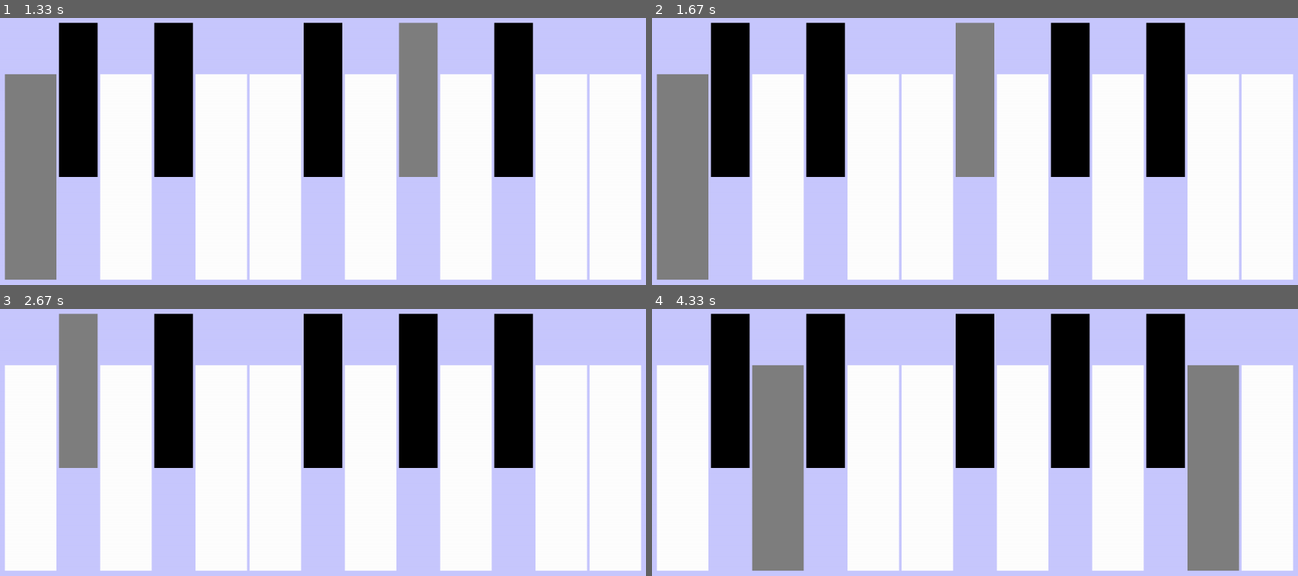
Above: before the commit, frames 1-4 (two rows, left to right).
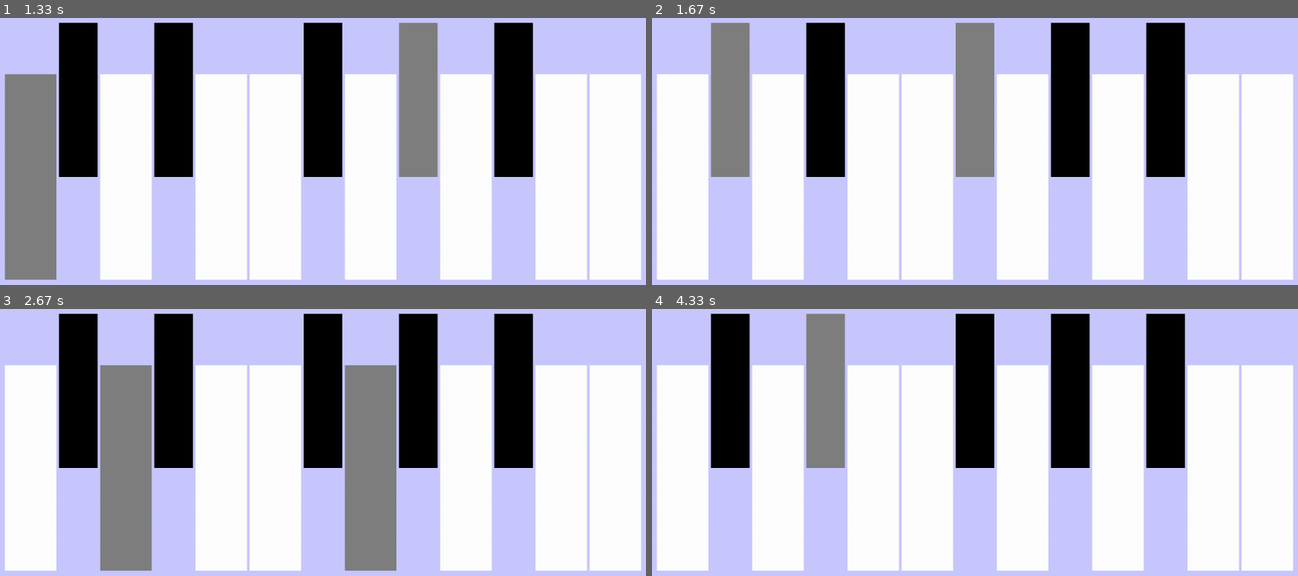
Above: after the commit, the same moments.

Repository: MICHGIL/KCK_projekt2
Game: pygame game, started from PerfectPiano (nope)/pianopygame.py
Same seed, same stepped clock (60 frames per second), same inputs: the game is played once before the commit and once after it.
Inputs (mouse positions are in pixels of both pictures, inside the frame that each line leads up to):
- Up to frame 1 (1.33 s): press the mouse at (613, 178) at 0.37 s; move the mouse to (361, 148) at 0.47 s; release the mouse at (109, 122) at 0.6 s; press the mouse at (562, 178) at 0.7 s; move the mouse to (329, 135) at 0.8 s; release the mouse at (90, 92) at 0.93 s; press the mouse at (419, 100) at 1.07 s; move the mouse to (503, 204) at 1.17 s; release the mouse at (outside the picture) at 1.3 s
- Up to frame 2 (1.67 s): press the mouse at (975, 100) at 1.43 s; move the mouse to (845, 98) at 1.53 s; move the mouse to (716, 98) at 1.63 s
- Up to frame 3 (2.67 s): release the mouse at (64, 389) at 1.67 s; press the mouse at (465, 469) at 1.8 s; move the mouse to (297, 495) at 1.9 s; release the mouse at (135, 525) at 2.03 s; press the mouse at (562, 469) at 2.17 s; move the mouse to (574, 399) at 2.27 s; release the mouse at (587, 330) at 2.4 s; press the mouse at (562, 469) at 2.53 s; move the mouse to (348, 458) at 2.63 s
- Up to frame 4 (4.33 s): release the mouse at (794, 450) at 2.77 s; click (1155, 437) at 2.9 s; press the mouse at (1214, 469) at 3.7 s; move the mouse to (1065, 455) at 3.8 s; release the mouse at (923, 445) at 3.93 s; press the mouse at (1214, 469) at 4.27 s

Frame 1 is identical in both runs. In frame 2, 9.7% of the frame differs, in the area x 0-16%, y 1-98%; in frame 3, 16%, in the area x 9-62%, y 1-98%; in frame 4, 16%.

Commit message:
PerfectPiano (nope)
- blink simulation
- templatka

Diff:
--- /dev/null
+++ b/PerfectPiano (nope)/blink.py
@@ -0,0 +1,31 @@
+import numpy as np
+
+class BlinkRealTime(object):
+
+    def __init__(self):
+        self.blinks_num = 0
+        self.new_blink = False
+        self.zero_crossed = True
+        self.prev_val = 0.0
+        self.visual = np.array([])
+
+    def blink_detect(self, value, thr):
+        self.visual = np.append(self.visual, [0.0])
+
+        # if there is no new blink detected then this is False
+        self.new_blink = False
+
+        if value < thr and self.prev_val >= thr \
+                and self.zero_crossed is True:
+            if (len(self.visual) > 2):
+                # blink detected at this function call
+                self.new_blink = True
+                self.blinks_num += 1
+                self.visual[-2] = thr
+                self.visual[-1] = -thr
+                self.zero_crossed = False
+
+        if self.prev_val > 0.0 and value <= 0.0:
+            self.zero_crossed = True
+
+        self.prev_val = value
--- /dev/null
+++ b/PerfectPiano (nope)/filterlib.py
@@ -0,0 +1,245 @@
+from scipy.signal import butter, lfilter
+import numpy as np
+
+'''
+    Filtering library.
+    It consists of two types of filtering:
+        * offline - butter_band*_filter() functions
+        * online - FltRealTime() class
+'''
+
+
+############################################
+#                                          #
+#       Butterworth bandpass filter        #
+#                                          #
+############################################
+
+# Numerator (b) and denominator (a) polynomials of the IIR filter
+def butter_bandpass(lowcut, highcut, fs, order=2):
+    nyq = 0.5 * fs
+    low = lowcut / nyq
+    high = highcut / nyq
+    b, a = butter(order, [low, high], btype='band')
+    return b, a
+
+
+# Linear filter application
+def butter_bandpass_filter(data, lowcut, highcut, fs, order=2):
+    b, a = butter_bandpass(lowcut, highcut, fs, order=order)
+    y = lfilter(b, a, data)
+    return y
+
+
+############################################
+#                                          #
+#       Butterworth bandstop filter        #
+#                                          #
+############################################
+
+# Numerator (b) and denominator (a) polynomials of the IIR filter
+def butter_bandstop(lowstop, highstop, fs, order=2):
+    nyq = 0.5 * fs
+    low = lowstop / nyq
+    high = highstop / nyq
+    b, a = butter(order, [low, high], btype='bandstop')
+    return b, a
+
+
+# Linear filter application
+def butter_bandstop_filter(data, lowstop, highstop, fs, order=2):
+    b, a = butter_bandstop(lowstop, highstop, fs, order=order)
+    y = lfilter(b, a, data)
+    return y
+
+
+# double filter function: first stop, then pass
+def filter_eeg(data, fs, bandstop=None, bandpass=None, order=2):
+    import numpy as np
+    if bandstop:
+        lowstop, highstop = bandstop
+        data = butter_bandstop_filter(data, lowstop, highstop, fs, order)
+        print('After bandstop: %s' % np.mean(data))
+    if bandpass:
+        lowpass, highpass = bandpass
+        data = butter_bandpass_filter(data, lowpass, highpass, fs, order)
+        print('After bandpass: %s' % np.mean(data))
+    return data
+
+############################################
+#                                          #
+#        Real time filtering class         #
+#                                          #
+############################################
+
+'''
+    Class for real time filtering.
+    The filter type can be changed by changing flt_type variable.
+
+    Example use (can be found also in examples directory):
+
+    # go to the main directory of the repo
+    import
+    raw_data =
+'''
+
+
+class FltRealTime(object):
+    def __init__(self, flt_type='4A'):
+        self.prev_x = np.zeros((8, 5))
+        self.prev_y = np.zeros((8, 5))
+        self.prev_x2 = np.zeros((8, 5))
+        self.prev_y2 = np.zeros((8, 5))
+
+        self.flt_type = flt_type
+
+    def filterIIR(self, data, nrk):
+        # b = 0.0
+        # a = 0.0
+        # b2 = 0.0
+        # a2 = 0.0
+
+        b = np.array([1, 1, 1, 1, 1])
+        a = np.array([1, 1, 1, 1, 1])
+
+        b2 = np.array([1, 1, 1, 1, 1])
+        a2 = np.array([1, 1, 1, 1, 1])
+
+        j = 5 - 1
+        while j > 0:
+            self.prev_x[nrk, j] = self.prev_x[nrk, j - 1]
+            self.prev_y[nrk, j] = self.prev_y[nrk, j - 1]
+            self.prev_x2[nrk, j] = self.prev_x2[nrk, j - 1]
+            self.prev_y2[nrk, j] = self.prev_y2[nrk, j - 1]
+            j -= 1
+
+        self.prev_x[nrk, 0] = data
+
+        # 1-50Hz
+        if ('1' in self.flt_type):
+            b = np.array([
+                0.2001387256580675,
+                0,
+                -0.4002774513161350,
+                0,
+                0.2001387256580675
+                ])
+            a = np.array([
+                1,
+                -2.355934631131582,
+                1.941257088655214,
+                -0.7847063755334187,
+                0.1999076052968340
+                ])
+        # 7-13Hz
+        if ('2' in self.flt_type):
+            b = np.array([
+                0.005129268366104263,
+                0,
+                -0.01025853673220853,
+                0,
+                0.005129268366104263
+                ])
+            a = np.array([
+                1, -3.678895469764040,
+                5.179700413522124,
+                -3.305801890016702,
+                0.8079495914209149
+                ])
+
+        # 15-50Hz
+        if ('3' in self.flt_type):
+            b = np.array([
+                0.1173510367246093,
+                0,
+                -0.2347020734492186,
+                0,
+                0.1173510367246093
+                ])
+            a = np.array([
+                1,
+                -2.137430180172061,
+                2.038578008108517,
+                -1.070144399200925,
+                0.2946365275879138
+                ])
+
+        # 5-50Hz
+        if ('4' in self.flt_type):
+            b = np.array([
+                0.1750876436721012,
+                0,
+                -0.3501752873442023,
+                0,
+                0.1750876436721012
+                ])
+            a = np.array([
+                1,
+                -2.299055356038497,
+                1.967497759984450,
+                -0.8748055564494800,
+                0.2196539839136946
+                ])
+
+        # none
+        if ('5' in self.flt_type):
+            b = np.array([1, 1, 1, 1, 1])
+            a = np.array([1, 1, 1, 1, 1])
+
+        # 50 Hz
+        if ('A' in self.flt_type):
+            b2 = np.array([
+                0.96508099,
+                -1.19328255,
+                2.29902305,
+                -1.19328255,
+                0.96508099
+                ])
+            a2 = np.array([
+                1,
+                -1.21449347931898,
+                2.29780334191380,
+                -1.17207162934772,
+                0.931381682126902
+                ])
+
+        # 60 Hz
+        if ('B' in self.flt_type):
+            b2 = np.array([
+                0.9650809863447347,
+                -0.2424683201757643,
+                1.945391494128786,
+                -0.2424683201757643,
+                0.9650809863447347
+                ])
+            a2 = np.array([
+                1,
+                -0.2467782611297853,
+                1.944171784691352,
+                -0.2381583792217435,
+                0.9313816821269039
+                ])
+
+        # none
+        if ('C' in self.flt_type):
+            b2 = np.array([1, 1, 1, 1, 1])
+            a2 = np.array([1, 1, 1, 1, 1])
+
+        filtered = self.filter_data(b2, a2, b, a, nrk)
+        return filtered
+
+    def filter_data(self, b2, a2, b, a, nrk):
+        wynik = 0.0
+        for j in range(5):
+            wynik += b2[j] * self.prev_x[nrk, j]
+            if j > 0:
+                wynik -= a2[j] * self.prev_y[nrk, j]
+        self.prev_y[nrk, 0] = wynik
+        self.prev_x2[nrk, 0] = wynik
+        wynik = 0.0
+        for j in range(5):
+            wynik += b[j] * self.prev_x2[nrk, j]
+            if j > 0:
+                wynik -= a[j] * self.prev_y2[nrk, j]
+        self.prev_y2[nrk, 0] = wynik
+        return wynik
--- a/pianopygame.py
+++ b/PerfectPiano (nope)/pianopygame.py
@@ -28,47 +28,60 @@
             if action == "C_sound":
                 sound = pygame.mixer.Sound('Music_Notes\C.wav')
                 sound.play()
+                sound.fadeout(1000)
             if action == "Cs_sound":
                 sound = pygame.mixer.Sound('Music_Notes\C_s.wav')
                 sound.play()
+                sound.fadeout(1000)
             if action == "D_sound":
                 sound = pygame.mixer.Sound('Music_Notes\D.wav')
                 sound.play()
+                sound.fadeout(1000)
             if action == "Ds_sound":
                 sound = pygame.mixer.Sound('Music_Notes\D_s.wav')
                 sound.play()
+                sound.fadeout(1000)
             if action == "E_sound":
                 sound = pygame.mixer.Sound('Music_Notes\E.wav')
                 sound.play()
+                sound.fadeout(1000)
             if action == "F_sound":
                 sound = pygame.mixer.Sound('Music_Notes\F.wav')
                 sound.play()
+                sound.fadeout(1000)
             if action == "Fs_sound":
                 sound = pygame.mixer.Sound('Music_Notes\F_s.wav')
                 sound.play()
+                sound.fadeout(1000)
             if action == "G_sound":
                 sound = pygame.mixer.Sound('Music_Notes\G.wav')
                 sound.play()
+                sound.fadeout(1000)
             if action == "Gs_sound":
                 sound = pygame.mixer.Sound('Music_Notes\G_s.wav')
                 sound.play()
+                sound.fadeout(1000)
             if action == "A_sound":
                 sound = pygame.mixer.Sound('Music_Notes\A.wav')
                 sound.play()
+                sound.fadeout(1000)
             if action == "As_sound":
                 sound = pygame.mixer.Sound('Music_Notes\As.wav')
                 sound.play()
+                sound.fadeout(1000)
             if action == "H_sound":
                 sound = pygame.mixer.Sound('Music_Notes\B.wav')
                 sound.play()
+                sound.fadeout(1000)
             if action == "C1_sound":
                 sound = pygame.mixer.Sound('Music_Notes\C1.wav')
                 sound.play()
+                sound.fadeout(1000)
     else:
         pygame.draw.rect(screen,inactive_button,(x,y,width,height))
 
 pygame.init()
-pygame.time.set_timer(USEREVENT+1, 2000)
+pygame.time.set_timer(USEREVENT+1, 1200)
 pygame.display.flip()
 
 running = True
--- /dev/null
+++ b/PerfectPiano (nope)/templatka.py
@@ -0,0 +1,202 @@
+# -*- coding: utf-8 -*-
+
+import multiprocessing as mp
+import pygame
+from pygame.locals import *
+import pandas as pd
+import filterlib as flt
+import blink as blk
+#from pyOpenBCI import OpenBCIGanglion
+
+
+def blinks_detector(quit_program, blink_det, blinks_num, blink,):
+    def detect_blinks(sample):
+        if SYMULACJA_SYGNALU:
+            smp_flted = sample
+        else:
+            smp = sample.channels_data[0]
+            smp_flted = frt.filterIIR(smp, 0)
+        #print(smp_flted)
+
+        brt.blink_detect(smp_flted, -38000)
+        if brt.new_blink:
+            if brt.blinks_num == 1:
+                #connected.set()
+                print('CONNECTED. Speller starts detecting blinks.')
+            else:
+                blink_det.put(brt.blinks_num)
+                blinks_num.value = brt.blinks_num
+                blink.value = 1
+
+        if quit_program.is_set():
+            if not SYMULACJA_SYGNALU:
+                print('Disconnect signal sent...')
+                board.stop_stream()
+
+
+####################################################
+    SYMULACJA_SYGNALU = True
+####################################################
+    mac_adress = 'd2:b4:11:81:48:ad'
+####################################################
+
+    clock = pygame.time.Clock()
+    frt = flt.FltRealTime()
+    brt = blk.BlinkRealTime()
+
+    if SYMULACJA_SYGNALU:
+        df = pd.read_csv('dane_do_symulacji/data.csv')
+        for sample in df['signal']:
+            if quit_program.is_set():
+                break
+            detect_blinks(sample)
+            clock.tick(200)
+        print('KONIEC SYGNAŁU')
+        quit_program.set()
+    else:
+        board = OpenBCIGanglion(mac=mac_adress)
+        board.start_stream(detect_blinks)
+
+if __name__ == "__main__":
+
+
+    blink_det = mp.Queue()
+    blink = mp.Value('i', 0)
+    blinks_num = mp.Value('i', 0)
+    #connected = mp.Event()
+    quit_program = mp.Event()
+
+    proc_blink_det = mp.Process(
+        name='proc_',
+        target=blinks_detector,
+        args=(quit_program, blink_det, blinks_num, blink,)
+        )
+
+    # rozpoczęcie podprocesu
+    proc_blink_det.start()
+    print('subprocess started')
+
+    ############################################
+    # Poniżej należy dodać rozwinięcie programu
+    ############################################
+    (width, height) = (1350,700)
+    background_colour = (200,200,255)
+    white = (255,255,255)
+    white_blur = (127,127,127)
+    black = (0,0,0)
+    # black_blur = (0,0,100) # można zrobić dla czarnego inny blur, ale w sumie po co
+
+    screen = pygame.display.set_mode((width,height))
+    pygame.display.set_caption('PerfectPiano (nope)')
+    screen.fill(background_colour)
+    cursor_positions = [[50+0.5*100,150+0.5*400],[155+0.5*75,50+0.5*300],[235+0.5*100,150+0.5*400],[340+0.5*75,50+0.5*300],[420+0.5*100,150+0.5*400],
+                                [525+0.5*100,150+0.5*400],[630+0.5*75,50+0.5*300],[710+0.5*100,150+0.5*400],[815+0.5*75,50+0.5*300],[895+0.5*100,150+0.5*400],
+                                [1000+0.5*75,50+0.5*300],[1080+0.5*100,150+0.5*400],[1185+0.5*100,150+0.5*400]]
+    k = 0
+
+    def cursor_jump():
+        print(pygame.mouse.set_pos(cursor_positions[k]))
+        if blink.value == 1:
+            print ("BLINK!")
+            if k == 0:
+                sound = pygame.mixer.Sound('Music_Notes\C.wav')
+                sound.play()
+                sound.fadeout(1000)
+            if k == 1:
+                sound = pygame.mixer.Sound('Music_Notes\C_s.wav')
+                sound.play()
+                sound.fadeout(1000)
+            if k == 2:
+                sound = pygame.mixer.Sound('Music_Notes\D.wav')
+                sound.play()
+                sound.fadeout(1000)
+            if k == 3:
+                sound = pygame.mixer.Sound('Music_Notes\D_s.wav')
+                sound.play()
+                sound.fadeout(1000)
+            if k == 4:
+                sound = pygame.mixer.Sound('Music_Notes\E.wav')
+                sound.play()
+                sound.fadeout(1000)
+            if k == 5:
+                sound = pygame.mixer.Sound('Music_Notes\F.wav')
+                sound.play()
+                sound.fadeout(1000)
+            if k == 6:
+                sound = pygame.mixer.Sound('Music_Notes\F_s.wav')
+                sound.play()
+                sound.fadeout(1000)
+            if k == 7:
+                sound = pygame.mixer.Sound('Music_Notes\G.wav')
+                sound.play()
+                sound.fadeout(1000)
+            if k == 8:
+                sound = pygame.mixer.Sound('Music_Notes\G_s.wav')
+                sound.play()
+                sound.fadeout(1000)
+            if k == 9:
+                sound = pygame.mixer.Sound('Music_Notes\A.wav')
+                sound.play()
+                sound.fadeout(1000)
+            if k == 10:
+                sound = pygame.mixer.Sound('Music_Notes\As.wav')
+                sound.play()
+                sound.fadeout(1000)
+            if k == 11:
+                sound = pygame.mixer.Sound('Music_Notes\B.wav')
+                sound.play()
+                sound.fadeout(1000)
+            if k == 12:
+                sound = pygame.mixer.Sound('Music_Notes\C1.wav')
+                sound.play()
+                sound.fadeout(1000)
+            blink.value = 0
+
+    def keys (x, y, width, height, inactive_button, active_button):#, action=None):
+        cursor = pygame.mouse.get_pos()
+        click = pygame.mouse.get_pressed()
+        if x+width > cursor[0] > x and y+height > cursor[1] > y:
+            pygame.draw.rect(screen,active_button,(x,y,width,height))
+        else:
+            pygame.draw.rect(screen,inactive_button,(x,y,width,height))
+
+    pygame.init()
+    pygame.time.set_timer(USEREVENT+1, 1200)
+    pygame.display.flip()
+
+    running = True
+    while running:
+        keys(50,150,100,400,white,white_blur)
+        keys(155,50,75,300,black,white_blur)
+        keys(235,150,100,400,white,white_blur)
+        keys(340,50,75,300,black,white_blur)
+        keys(420,150,100,400,white,white_blur)
+        keys(525,150,100,400,white,white_blur)
+        keys(630,50,75,300,black,white_blur)
+        keys(710,150,100,400,white,white_blur)
+        keys(815,50,75,300,black,white_blur)
+        keys(895,150,100,400,white,white_blur)
+        keys(1000,50,75,300,black,white_blur)
+        keys(1080,150,100,400,white,white_blur)
+        keys(1185,150,100,400,white,white_blur)
+        start = pygame.mouse.set_pos(cursor_positions[k])
+
+        for event in pygame.event.get():
+            if event.type == USEREVENT+1:
+                if k == 12:
+                    k = 0
+                    cursor_jump()
+                else:
+                    k += 1
+                    cursor_jump()
+            if event.type == pygame.KEYDOWN and event.key == pygame.K_ESCAPE:   # If user clicked escape key
+                running = False     # Flag that we are done so we exit this loop (piano)
+                print('quitting')
+                quit_program.set()  # Flag that we are done so we exit this loop (blink)
+                if quit_program.is_set():
+                    break
+            pygame.display.update()
+    pygame.quit()
+
+# Zakończenie podprocesów
+    proc_blink_det.join()
Not shown, added: PerfectPiano (nope)/dane_do_symulacji/data.csv
Not shown, added: PerfectPiano (nope)/Music_Notes/A.wav
Not shown, added: PerfectPiano (nope)/Music_Notes/As.wav
Not shown, added: PerfectPiano (nope)/Music_Notes/B.wav
Not shown, added: PerfectPiano (nope)/Music_Notes/C.wav
Not shown, added: PerfectPiano (nope)/Music_Notes/C1.wav
Not shown, added: PerfectPiano (nope)/Music_Notes/C_s.wav
Not shown, added: PerfectPiano (nope)/Music_Notes/C_s1.wav
Not shown, added: PerfectPiano (nope)/Music_Notes/D.wav
Not shown, added: PerfectPiano (nope)/Music_Notes/D1.wav
Not shown, added: PerfectPiano (nope)/Music_Notes/D_s.wav
Not shown, added: PerfectPiano (nope)/Music_Notes/D_s1.wav
(and 25 more such lines)
